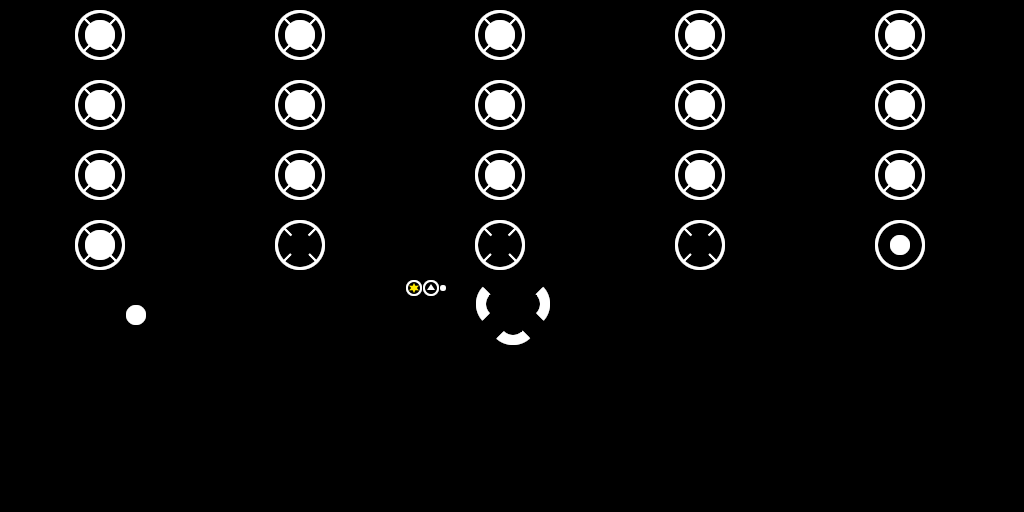
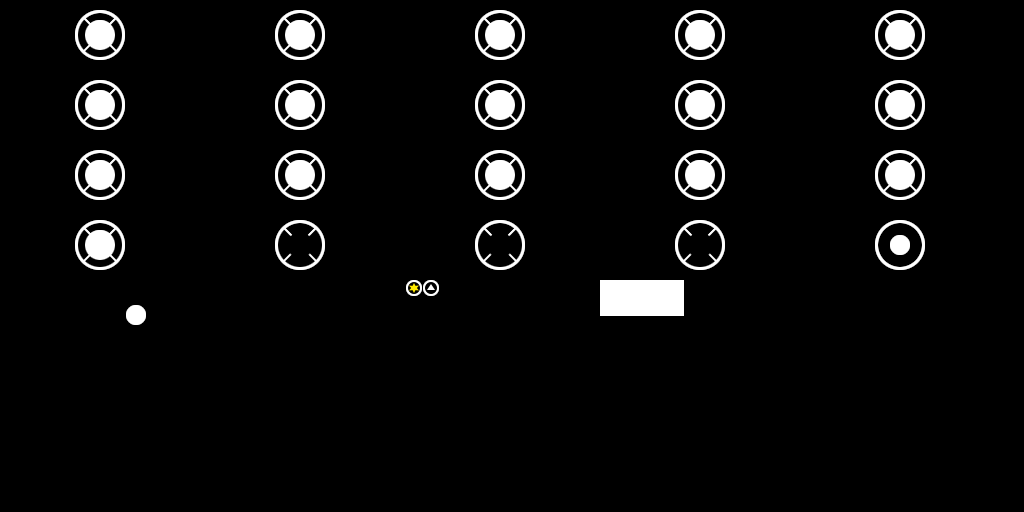
Layered file, before and after one edit (1024px x 512px). Changes by layer:
added group "Intelligence" (1st of 4, in "Template") with 2 layers in group "Template" over box(78, 19, 922, 267)
moved "Intelligence" (2nd of 4, in "Template" › "Intelligence") into group "Intelligence" over box(78, 19, 922, 267)
added layer "Backing" (1st of 2, in "Template" › "Intelligence") in group "Intelligence" over box(78, 19, 922, 267)
added group "Intelligence" (3rd of 4, in "Alpha") with 2 layers in group "Alpha" over box(78, 19, 922, 267)
moved "Intelligence" (4th of 4, in "Alpha" › "Intelligence") into group "Intelligence" over box(78, 19, 922, 267)
added layer "Backing" (2nd of 2, in "Alpha" › "Intelligence") in group "Intelligence" over box(78, 19, 922, 267)
painted on "5" (1st of 3, in "Alpha" › "Module Overlay") over box(516, 307, 656, 345)
painted on "6" (1st of 3, in "Alpha" › "Module Overlay") over box(514, 307, 668, 345)
painted on "7" (1st of 3, in "Alpha" › "Module Overlay") over box(512, 307, 681, 345)
moved "1" (3rd of 3, in "Alpha" › "Friendly Overlay") into group "Friendly Overlay", painted on it over box(524, 283, 609, 343)
moved "2" (3rd of 3, in "Alpha" › "Friendly Overlay") into group "Friendly Overlay", painted on it over box(522, 283, 621, 344)
moved "3" (3rd of 3, in "Alpha" › "Friendly Overlay") into group "Friendly Overlay", painted on it over box(520, 284, 633, 344)
moved "4" (3rd of 3, in "Alpha" › "Friendly Overlay") into group "Friendly Overlay", painted on it over box(518, 285, 645, 345)
moved "5" (3rd of 3, in "Alpha" › "Friendly Overlay") into group "Friendly Overlay", painted on it over box(516, 284, 657, 345)
moved "6" (3rd of 3, in "Alpha" › "Friendly Overlay") into group "Friendly Overlay", painted on it over box(514, 283, 669, 345)
moved "7" (3rd of 3, in "Alpha" › "Friendly Overlay") into group "Friendly Overlay", painted on it over box(512, 283, 681, 345)
…and 73 more changes (5 added, 11 painted, 57 removed)
